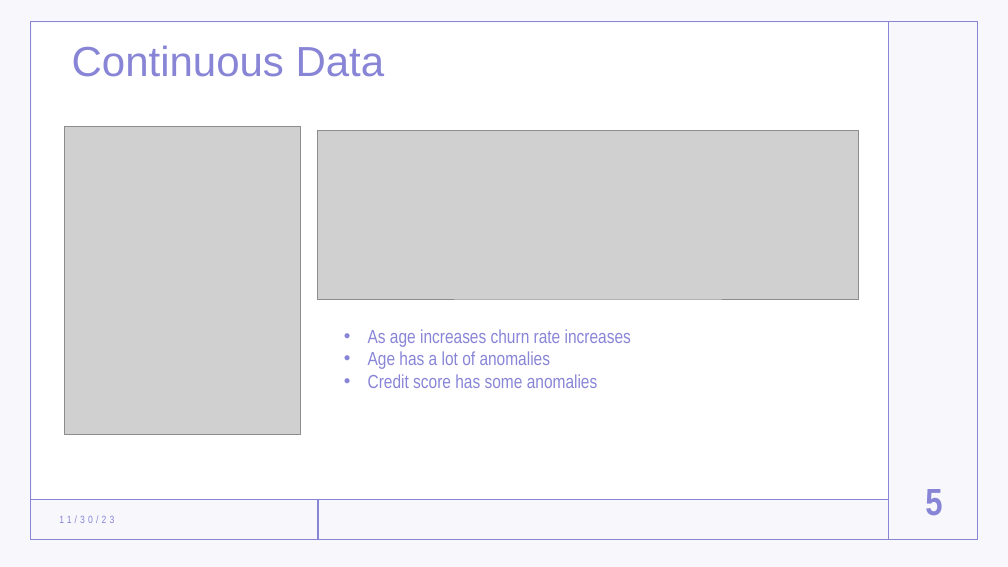
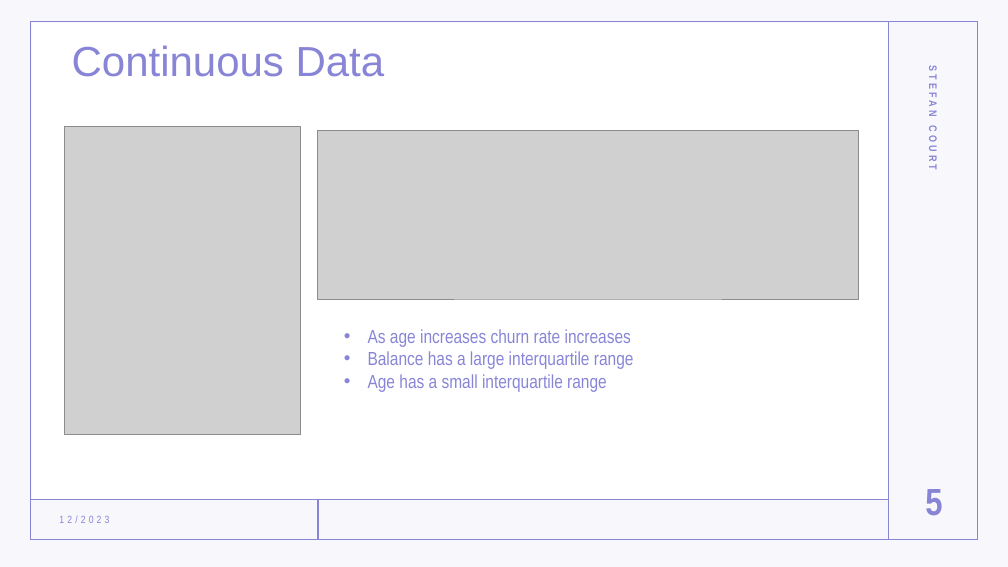
Before and after one commit to stefancourt/Churn-Prediction, a slide deck: slide 5 of Churn Prediction Presentation.pptx. Drawn at 1008x567 pixels with LibreOffice and Linux fonts; fonts in the diff are those of the drawing; grey boxes stand for pictures. Boxes give left, top, right and bottom in pixels: in the first picture for what was removed or moved away, otherwise in the second. Text is boxed around its words. In the diff, an @@ line names an element or a change of style, - is before the commit and + after.

Commit message:
final changes

```diff
--- a/Churn Prediction Presentation.pptx
+++ b/Churn Prediction Presentation.pptx
@@ text added at (927,74,939,169), 10.5 pt, text #8885D7, bold @@
+STEFAN COURT
@@ text at (368,351,634,392): text changed @@
-• Age has a lot of anomalies
-• Credit score has some anomalies
+• Balance has a large interquartile range
+• Age has a small interquartile range
@@ text at (59,515,109,523): text changed @@
-11/30/23
+12/2023
```
Also in this commit, not shown: 8 other slides changed.
